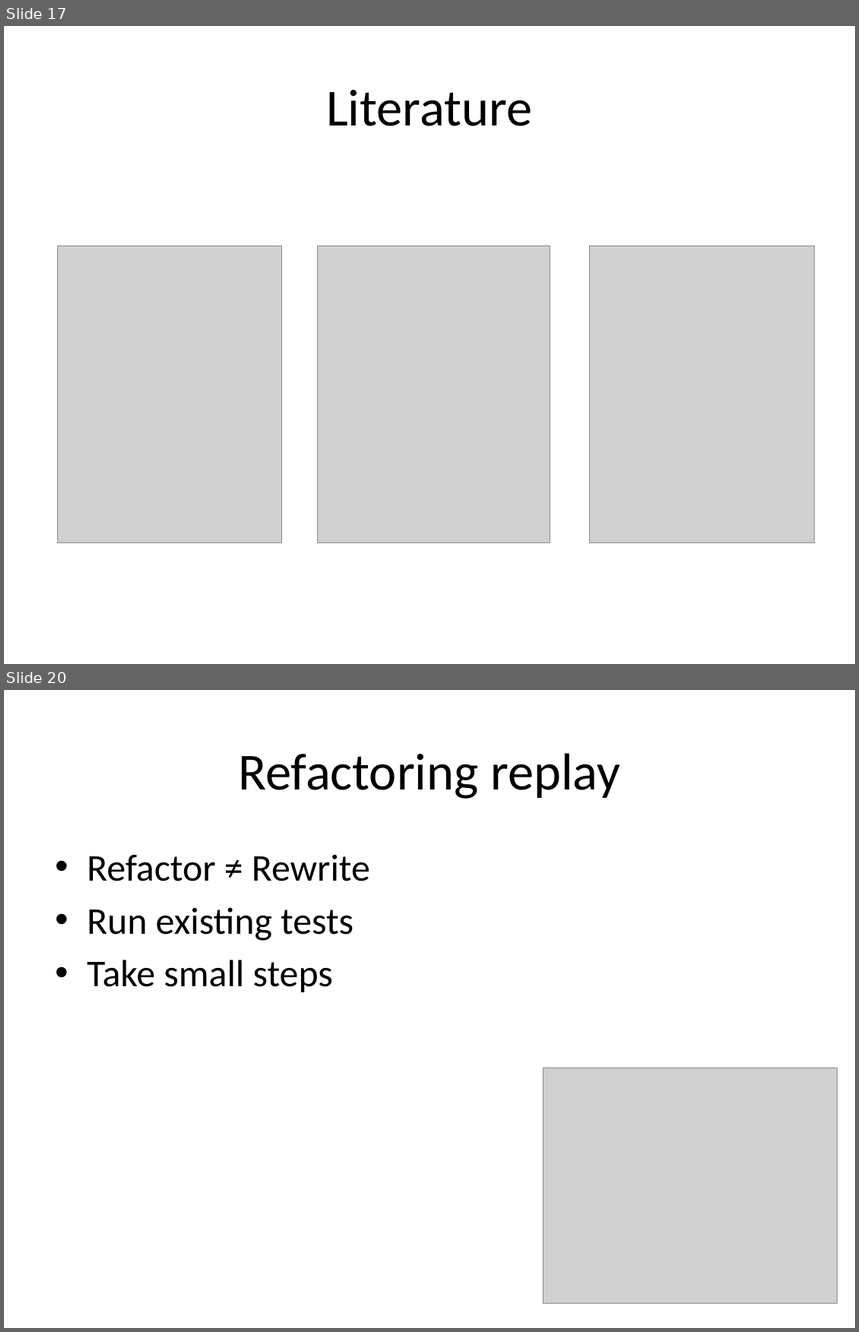
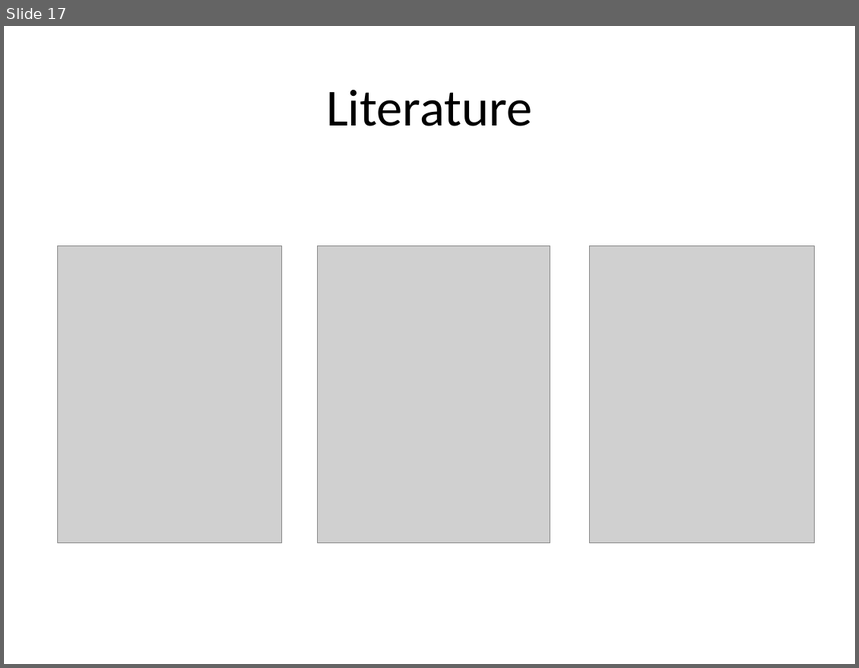
Before and after one commit to gsabev/ista2014, a slide deck: ISTA.pptx. Shown one above the other, each under a label of ours: slides 17 and 20 before the commit, slide 17 after it; the slides between them are not shown. The pictures are 859x1332 and 859x668 pixels, drawn with LibreOffice and Linux fonts; fonts in the diff are those of the drawing; grey boxes stand for pictures. Boxes give left, top, right and bottom in pixels: in the first picture for what was removed or moved away, otherwise in the second. Text is boxed around its words. In the diff, an @@ line names an element or a change of style, - is before the commit and + after.

```diff
--- a/ISTA.pptx
+++ b/ISTA.pptx
@@ slide 20 removed at box(4, 690, 855, 1328), background #FFFFFF @@
@@ title removed at box(238, 753, 620, 799) @@
-Refactoring replay
@@ text removed at box(87, 854, 370, 992) @@
-• Refactor ≠ Rewrite
-• Run existing tests
-• Take small steps
@@ picture removed at box(544, 1068, 838, 1303) @@
```
Also in this commit, not shown: 4 slides changed, 2 slides added, 8 other slides removed.
